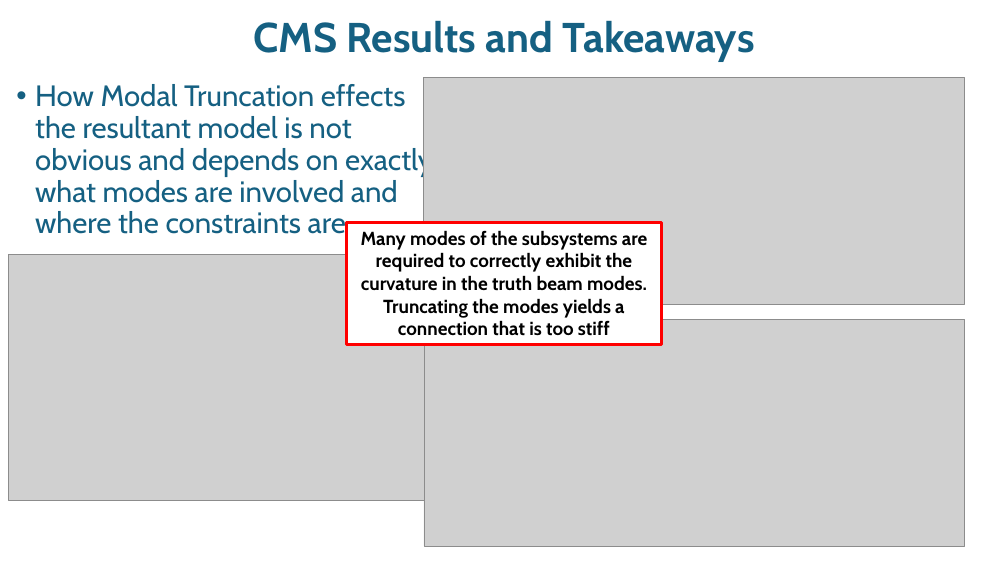
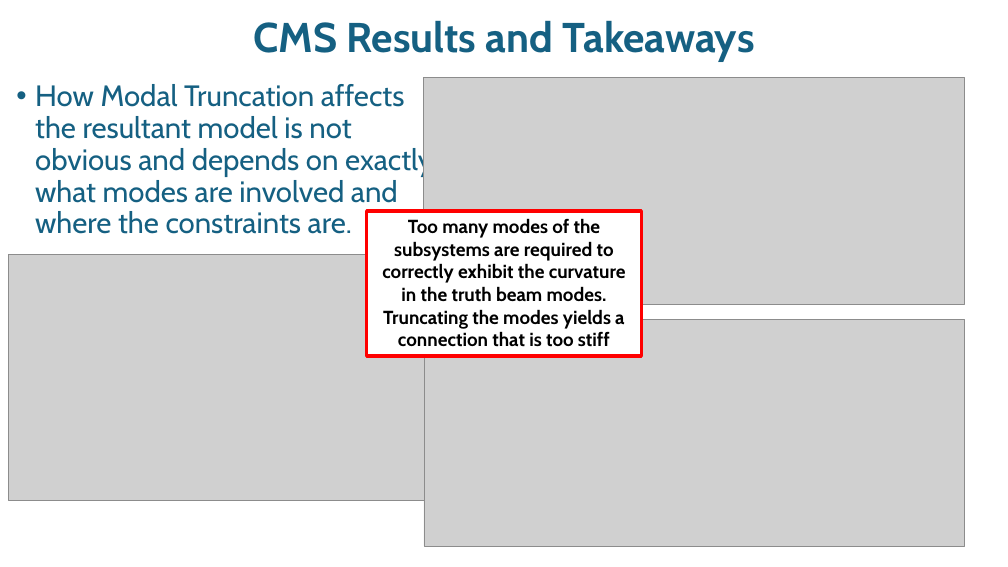
Before and after one commit to spcarte/IMAC_Substructuring_ShortCourse, a slide deck: slide 14 of Course Notes/Mod5_NumericalExamples.pptx. Drawn at 1008x567 pixels with LibreOffice and Linux fonts; fonts in the diff are those of the drawing; grey boxes stand for pictures; background and template pictures are left out. Boxes give left, top, right and bottom in pixels: in the first picture for what was removed or moved away, otherwise in the second. Text is boxed around its words. In the diff, an @@ line names an element or a change of style, - is before the commit and + after.

```diff
--- a/Course Notes/Mod5_NumericalExamples.pptx
+++ b/Course Notes/Mod5_NumericalExamples.pptx
@@ text at (35,84,433,234): text changed @@
-• How Modal Truncation effects the resultant model is not obvious and depends on exactly what modes are involved and where the constraints are.
+• How Modal Truncation affects the resultant model is not obvious and depends on exactly what modes are involved and where the constraints are.
@@ rectangle "Too many modes of the ...": place and size @@
-rectangle "Too many modes of the ..." at (346,222,662,345)
+rectangle "Too many modes of the ..." at (367,211,641,356)
@@ text in rectangle at (382,218,626,347): text changed @@
-Many modes of the subsystems are required to correctly exhibit the curvature in the truth beam modes. Truncating the modes yields a connection that is too stiff
+Too many modes of the subsystems are required to correctly exhibit the curvature in the truth beam modes. Truncating the modes yields a connection that is too stiff
```
Also in this commit, not shown: 11 other slides changed.
